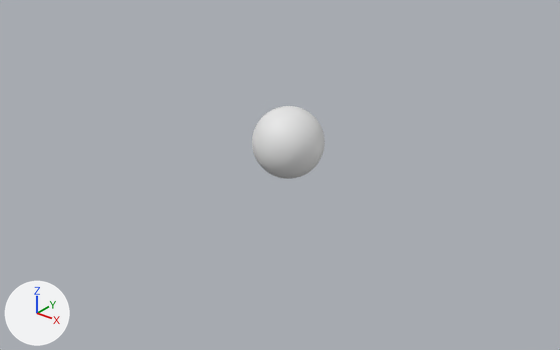
Two versions of the glTF model Loopsyco_Alpha/assets/scene_02.gltf, one commit apart.
Rendered twice from a 50 mm lens placed at (48.6, -62.2, 34.2), pointed at (0.8, -2.4, -2.9). Every picture has the same lights, and +X, +Y and +Z are marked at lower left. Vertices at the same position are counted once.

Objects in the first picture: 'part_01', 'part_02'.
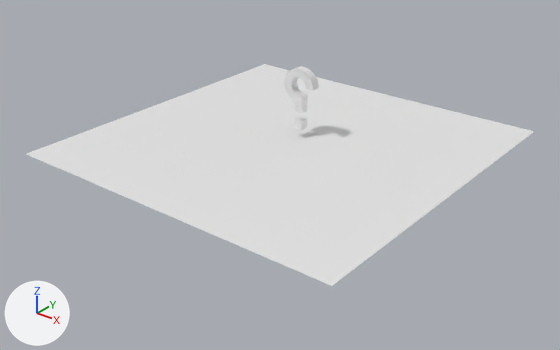
What changed in the scene script:
```text
Change me_sphere_005:
    used by ob_part_02; location = (0.0, 0.0, 0.0); scale = (4.01, 4.01, 4.01)
    remove me_sphere_005.from_pydata(...)  # 8066 vertices, 16128 faces; spans x -1.0..1.0, y -1.0..1.0, z -1.0..1.0
    add me_sphere_005.from_pydata(...)  # 112 vertices, 220 faces; spans x -2.0..2.0, y -2.0..3.0, z -0.5..0.5
    me_sphere_005 part 1: 8066 vertices removed from x -1.0..1.0, y -1.0..1.0, z -1.0..1.0; 112 vertices added at x -2.0..2.0, y -2.0..3.0, z -0.5..0.5
Add me_plane:
    me_plane.from_pydata([(20.0, -20.0, 0.0), (20.0, 20.0, 0.0), (-20.0, 20.0, 0.0), (-20.0, -20.0, 0.0)], [], [(0, 1, 2), (0, 2, 3)])
Change ob_part_01:
    ob_part_01.location: (0.0, 0.0, 0.0) -> (0.0, 2.25, 1.5)
Change ob_part_02:
    ob_part_02.scale: (4.01, 4.01, 4.01) -> (1.0, 1.0, 1.0)
    ob_part_02.location: (0.0, 0.0, 0.0) -> (0.0, 2.25, 6.0)
Add ob_plane:
    ob_plane = bpy.data.objects.new('plane', me_plane)
    ob_plane.location = (0.0, 0.0, 0.0)
```

Location of each change, [x1, y1, x2, y2] in pixels of the pictures (560 x 350 px):
'plane', added
    after: [27, 64, 535, 286]
'part_02', reshaped, moved, rescaled (49% narrower, 35% shorter)
    before: [255, 106, 325, 179]
    after: [284, 66, 319, 113]
'part_01', moved
    before: [252, 110, 321, 175]
    after: [295, 117, 307, 130]
